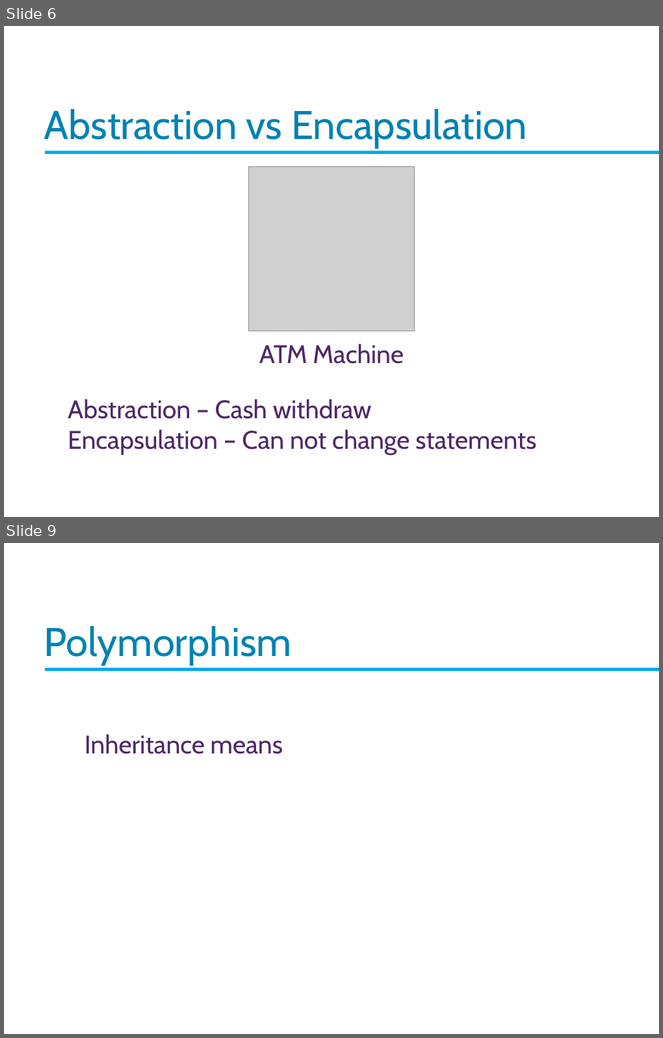
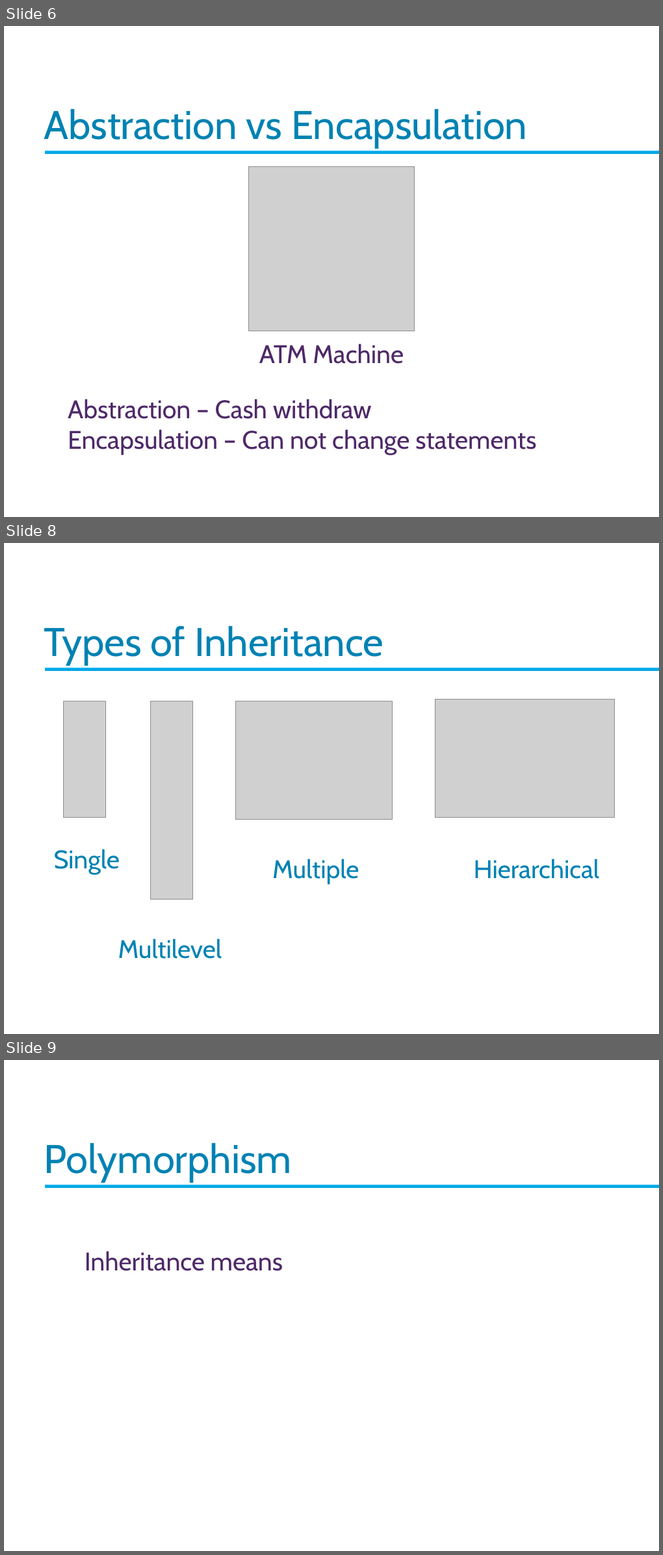
Before and after one commit to Imran4424/C-Plus-Plus-Object-Oriented, a slide deck: OOP.pptx. Shown one above the other, each under a label of ours: slides 6 and 9 before the commit, slides 6, 8 and 9 after it; the slides between them are not shown. The pictures are 663x1038 and 663x1555 pixels, drawn with LibreOffice and Linux fonts; fonts in the diff are those of the drawing; grey boxes stand for pictures; background and template pictures are left out. Boxes give left, top, right and bottom in pixels: in the first picture for what was removed or moved away, otherwise in the second. Text is boxed around its words. In the diff, an @@ line names an element or a change of style, - is before the commit and + after.

Commit message:
oop slide

```diff
--- a/OOP.pptx
+++ b/OOP.pptx
@@ slide 8 added at [4, 543, 659, 1034], background picture (left out) @@
@@ text added at [44, 626, 384, 665], 44 pt, text #0083B3 @@
+Types of Inheritance
@@ rectangle added at [46, 668, 659, 671], fill gradient #4BB7F4 to #00AEEF to #009BD4, outline #00AEEF 0.5 pt @@
@@ picture added at [64, 701, 106, 817] @@
@@ picture added at [150, 701, 192, 899] @@
@@ picture added at [236, 701, 393, 819] @@
@@ picture added at [435, 699, 614, 817] @@
@@ text added at [54, 849, 120, 875], 28 pt, text #0083B3 @@
+Single
@@ text added at [272, 859, 359, 885], 28 pt, text #0083B3 @@
+Multiple
@@ text added at [474, 859, 599, 879], 28 pt, text #0083B3 @@
+Hierarchical
@@ text added at [118, 939, 222, 959], 28 pt, text #0083B3 @@
+Multilevel
```
Also in this commit, not shown: 1 slide changed, 1 slide removed.
